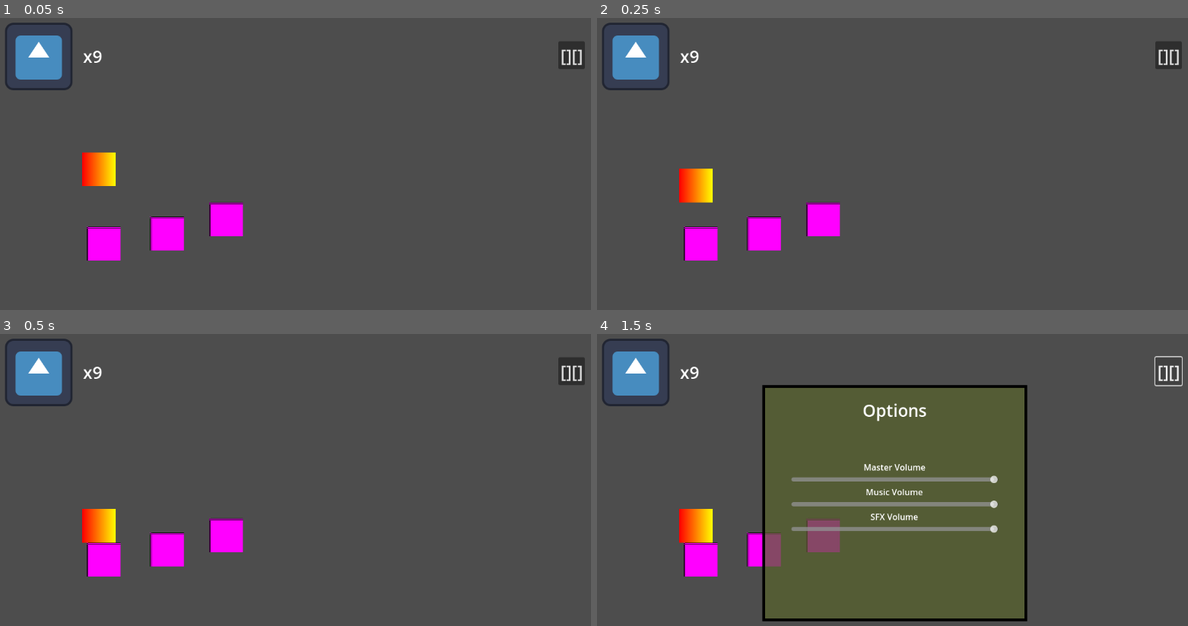
Above: before the commit, frames 1-4 (two rows, left to right).
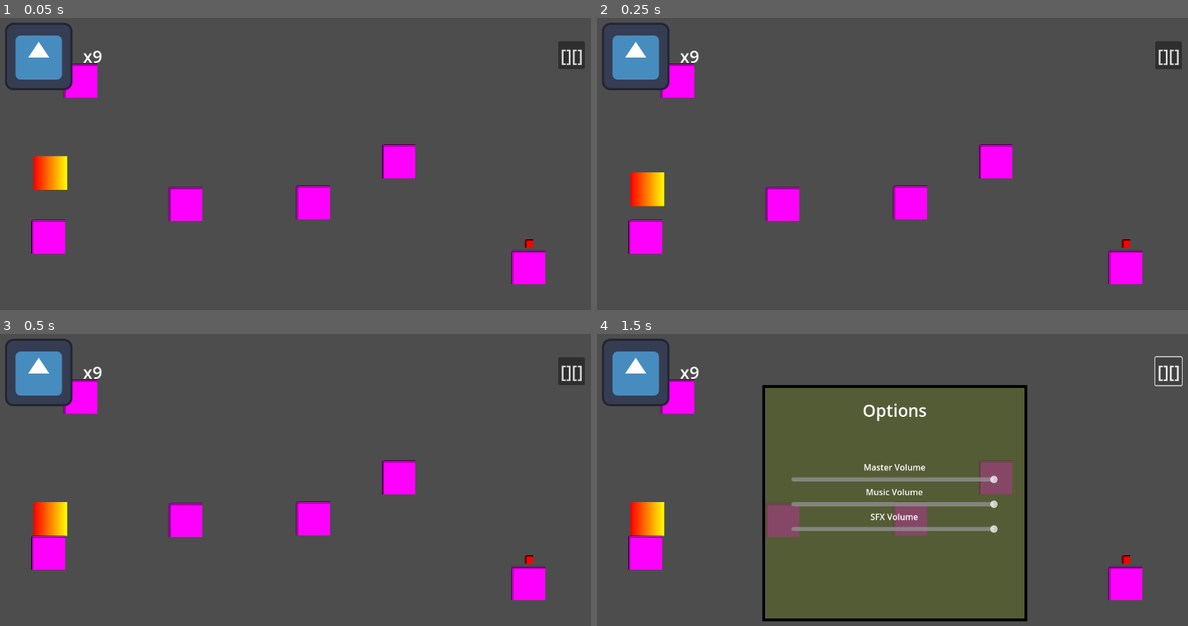
Above: after the commit, the same moments.

Repository: tiffit/SlimeLives
Game: Godot game, scene res://game_main.tscn
Same seed, same stepped clock (60 frames per second), same inputs: the game is played once before the commit and once after it. The engine's default icon, where the game draws it, is replaced by a stand-in: a white triangle on a blue panel in a dark square.
Inputs:
- Up to frame 1 (0.05 s): no input
- Up to frame 2 (0.25 s): no input
- Up to frame 3 (0.5 s): no input
- Up to frame 4 (1.5 s): click "[][]" at 0.5 s; tap Enter at 1.25 s; hold D (move_right) from 1.28 s (still down)

The runs differ from the first frame. In frame 1, 7.3% of the frame differs, in the area x 5-93%, y 15-92%; in frame 2, 7.3%; in frame 3, 7.2%; in frame 4, 6.6%.

Commit message:
added end point

Diff:
--- /dev/null
+++ b/entities/end_point.gd
@@ -0,0 +1,6 @@
+class_name EndPoint extends Entity
+
+
+func _on_player_entered(body: Node2D) -> void:
+	if body is Character:
+		print("win")
--- /dev/null
+++ b/entities/end_point.tscn
@@ -0,0 +1,24 @@
+[gd_scene load_steps=4 format=3 uid="uid://ew2thp3ltsmj"]
+
+[ext_resource type="Script" uid="uid://cqrt2j1dym3rx" path="res://entities/end_point.gd" id="1_pp5u8"]
+
+[sub_resource type="PlaceholderTexture2D" id="PlaceholderTexture2D_yoha2"]
+size = Vector2(16, 16)
+
+[sub_resource type="RectangleShape2D" id="RectangleShape2D_x85ph"]
+size = Vector2(16, 16)
+
+[node name="EndPoint" type="Node2D"]
+script = ExtResource("1_pp5u8")
+metadata/_custom_type_script = "uid://cqrt2j1dym3rx"
+
+[node name="Sprite2D" type="Sprite2D" parent="."]
+modulate = Color(1, 1, 0, 1)
+texture = SubResource("PlaceholderTexture2D_yoha2")
+
+[node name="Area2D" type="Area2D" parent="."]
+
+[node name="CollisionShape2D" type="CollisionShape2D" parent="Area2D"]
+shape = SubResource("RectangleShape2D_x85ph")
+
+[connection signal="body_entered" from="Area2D" to="." method="_on_player_entered"]
--- /dev/null
+++ b/game_main.gd
@@ -0,0 +1 @@
+extends Node2D
--- a/game_main.tscn
+++ b/game_main.tscn
@@ -1,10 +1,12 @@
-[gd_scene load_steps=4 format=3 uid="uid://m7gbndc4ljw5"]
+[gd_scene load_steps=5 format=3 uid="uid://m7gbndc4ljw5"]
 
-[ext_resource type="PackedScene" uid="uid://cgm53ymxlq3vc" path="res://level/level.tscn" id="1_r2uep"]
-[ext_resource type="PackedScene" uid="uid://dqmrmkf0k8wgw" path="res://ui.tscn" id="2_tjf8n"]
-[ext_resource type="PackedScene" uid="uid://cnstugsadrjtr" path="res://options_menu.tscn" id="3_3ticj"]
+[ext_resource type="Script" uid="uid://dk4jl6v1yleau" path="res://game_main.gd" id="1_lbacn"]
+[ext_resource type="PackedScene" uid="uid://cogtyy15mq15c" path="res://level/instances/level_test.tscn" id="1_r2uep"]
+[ext_resource type="PackedScene" path="res://ui.tscn" id="2_tjf8n"]
+[ext_resource type="PackedScene" path="res://options_menu.tscn" id="3_3ticj"]
 
 [node name="GameMain" type="Node2D"]
+script = ExtResource("1_lbacn")
 
 [node name="Level" parent="." instance=ExtResource("1_r2uep")]
 
--- a/level/instances/level_test.tscn
+++ b/level/instances/level_test.tscn
@@ -1,5 +1,32 @@
-[gd_scene load_steps=2 format=3 uid="uid://cogtyy15mq15c"]
+[gd_scene load_steps=5 format=3 uid="uid://cogtyy15mq15c"]
 
 [ext_resource type="PackedScene" uid="uid://cgm53ymxlq3vc" path="res://level/level.tscn" id="1_kghsb"]
+[ext_resource type="PackedScene" uid="uid://d36mkbo8wp7b6" path="res://entities/spawn_point.tscn" id="2_hdbnw"]
+[ext_resource type="PackedScene" uid="uid://voxgl40mko7a" path="res://platforms/platform.tscn" id="3_eq5ka"]
+[ext_resource type="PackedScene" uid="uid://ew2thp3ltsmj" path="res://entities/end_point.tscn" id="4_0un70"]
 
 [node name="LevelTest" instance=ExtResource("1_kghsb")]
+
+[node name="SpawnPoint" parent="." index="1" instance=ExtResource("2_hdbnw")]
+position = Vector2(107, 295)
+
+[node name="Platform" parent="." index="2" instance=ExtResource("3_eq5ka")]
+position = Vector2(103, 418)
+
+[node name="Platform2" parent="." index="3" instance=ExtResource("3_eq5ka")]
+position = Vector2(363, 356)
+
+[node name="Platform3" parent="." index="4" instance=ExtResource("3_eq5ka")]
+position = Vector2(164, 122)
+
+[node name="Platform4" parent="." index="5" instance=ExtResource("3_eq5ka")]
+position = Vector2(605, 353)
+
+[node name="Platform5" parent="." index="6" instance=ExtResource("3_eq5ka")]
+position = Vector2(767, 275)
+
+[node name="Platform6" parent="." index="7" instance=ExtResource("3_eq5ka")]
+position = Vector2(1013, 476)
+
+[node name="EndPoint" parent="." index="8" instance=ExtResource("4_0un70")]
+position = Vector2(1014, 431)
--- a/level/level.tscn
+++ b/level/level.tscn
@@ -1,22 +1,8 @@
-[gd_scene load_steps=4 format=3 uid="uid://cgm53ymxlq3vc"]
+[gd_scene load_steps=2 format=3 uid="uid://cgm53ymxlq3vc"]
 
 [ext_resource type="Script" uid="uid://13imokkm63o5" path="res://level/level.gd" id="1_qohg2"]
-[ext_resource type="PackedScene" uid="uid://voxgl40mko7a" path="res://platforms/platform.tscn" id="2_qohg2"]
-[ext_resource type="PackedScene" uid="uid://c5gxdv8qm44mq" path="res://character/character.tscn" id="3_vkbyq"]
 
 [node name="Level" type="Node2D"]
 script = ExtResource("1_qohg2")
 
 [node name="TileMapLayer" type="TileMapLayer" parent="."]
-
-[node name="Platform" parent="." instance=ExtResource("2_qohg2")]
-position = Vector2(208, 431)
-
-[node name="Character" parent="." instance=ExtResource("3_vkbyq")]
-position = Vector2(199, 288)
-
-[node name="Platform2" parent="." instance=ExtResource("2_qohg2")]
-position = Vector2(328, 412)
-
-[node name="Platform3" parent="." instance=ExtResource("2_qohg2")]
-position = Vector2(440, 385)
Not shown: 1 places in default_bus_layout.tres that only renumber resources
Not shown, added: entities/end_point.gd.uid
Not shown, added: game_main.gd.uid
